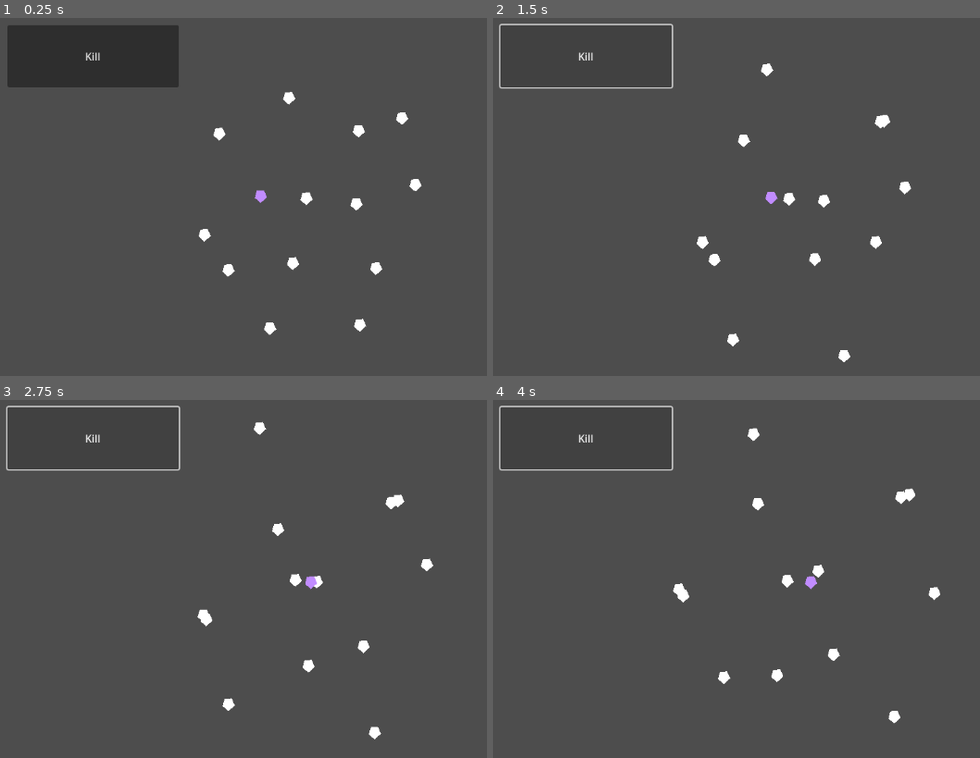
Above: before the commit, frames 1-4 (two rows, left to right).
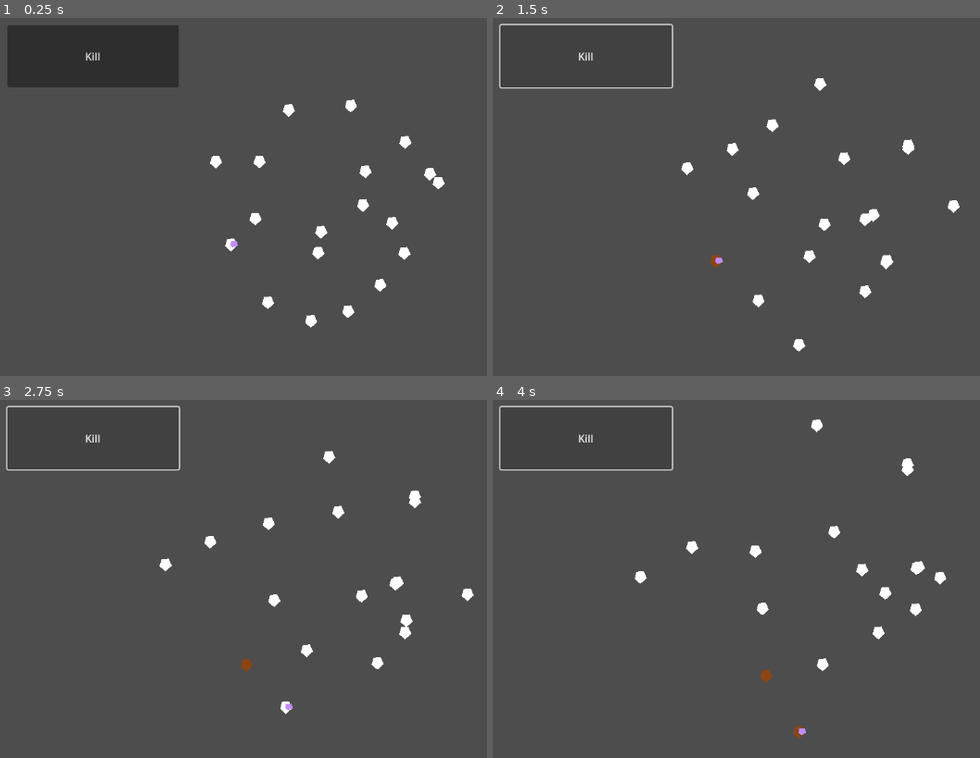
Above: after the commit, the same moments.

Repository: patator62180/Expelemalum
Game: Godot game, scene res://modules/world/world.tscn
The game is run twice, just before and just after one commit, with the same random seed, the same clock (stepped at 60 frames per second) and the same inputs.
Inputs:
- Up to frame 1 (0.25 s): no input
- Up to frame 2 (1.5 s): click "Kill" at 0.5 s; tap Enter at 1.25 s; hold Right (right) from 1.28 s (still down); tap Space (activate) at 1.35 s
- Up to frame 3 (2.75 s): release Right (right) at 2.03 s; hold Down (down) from 2.03 s (still down); tap Space (activate) at 2.1 s
- Up to frame 4 (4 s): release Down (down) at 2.78 s; hold Right (right) 2.78-3.53 s; tap Space (activate) at 2.85, 3.6 s; hold Up (up) from 3.53 s (still down)

The runs differ from the first frame. In frame 1, 2.1% of the frame differs, in the area x 40-92%, y 20-89%; in frame 2, 1.9%; in frame 3, 1.9%; in frame 4, 1.9%.

Commit message:
lumberjacks

Diff:
--- a/modules/character/behavior/rules/behavior_rule.gd
+++ b/modules/character/behavior/rules/behavior_rule.gd
@@ -5,4 +5,4 @@
 @export var NAME : String
 
 func update_memory(delta : float, visible_characters : Array):
-	pass
+	pass # TO BE OVERLOADED
--- a/modules/character/character.gd
+++ b/modules/character/character.gd
@@ -26,6 +26,14 @@
 		if Engine.is_editor_hint():
 			$Area2DVision/CollisionShape2D.shape.radius = RADIUS_VISION
 
+@export var RADIUS_CLOSE_RANGE : float = 15.0:
+	get:
+		return RADIUS_CLOSE_RANGE
+	set(value):
+		RADIUS_CLOSE_RANGE = value
+		if Engine.is_editor_hint():
+			$Area2DCloseRange/CollisionShape2D.shape.radius = RADIUS_CLOSE_RANGE
+
 ## behavior variables
 
 var moving_direction : Vector2
@@ -39,6 +47,15 @@
 var containing_boundaries : Array
 var last_boundary : Area2D = null
 
+## cursed variables
+
+var is_cursed : bool = false
+
+# interface
+
+func die():
+	queue_free()
+
 # internal functions
 
 func _ready():
@@ -51,29 +68,32 @@
 		for behavior_rule in $BehaviorRules.get_children():
 			behavior_rule.update_memory(delta, visible_characters)
 		# control move_direction based on memory and visible characters
-		_choose_moving_direction()
+		if not containing_boundaries.is_empty() or not last_boundary:
+			if visible_characters:
+				_choose_moving_direction()
+				curiosity_direction = moving_direction
+			else:
+				moving_direction = curiosity_direction
+		else:
+			moving_direction = (last_boundary.global_position - global_position).normalized()
+			_on_timer_curiosity_timeout()
 		# move
 		position += SPEED * moving_direction * delta
 
 func _choose_moving_direction():
-	if not containing_boundaries.is_empty() or not last_boundary:
-		if visible_characters:
-			moving_direction = Vector2.ZERO
-			for character in visible_characters:
-				character = character as Node2D
-				var direction_to_character : Vector2 = character.global_position - global_position
-				var distance_to_character : float = direction_to_character.length()
-				direction_to_character /= distance_to_character
-				if distance_to_character > 0.0:
-					moving_direction += PERSONALITY_SOCIABILITY * memory[character]["love"] * direction_to_character / distance_to_character
-					moving_direction -= PERSONALITY_CURIOSITY * memory[character]["know"] * direction_to_character / distance_to_character
-			moving_direction = moving_direction.normalized()
-			curiosity_direction = moving_direction
-		else:
-			moving_direction = curiosity_direction
-	else:
-		moving_direction = (last_boundary.global_position - global_position).normalized()
-		_on_timer_curiosity_timeout()
+	moving_direction = Vector2.ZERO
+	for character in visible_characters:
+		character = character as Node2D
+		var direction_to_character : Vector2 = character.global_position - global_position
+		var distance_to_character : float = direction_to_character.length()
+		direction_to_character /= distance_to_character
+		if distance_to_character > 0.0:
+			moving_direction += PERSONALITY_SOCIABILITY * memory[character]["love"] * direction_to_character / distance_to_character
+			moving_direction -= PERSONALITY_CURIOSITY * memory[character]["know"] * direction_to_character / distance_to_character
+	moving_direction = moving_direction.normalized()
+
+func _on_character_got_at_close_range(character : Node2D):
+	pass # TO BE OVERLOADED
 
 # signals
 
@@ -101,3 +121,7 @@
 	containing_boundaries.erase(area)
 	if containing_boundaries.is_empty():
 		last_boundary = area
+
+func _on_area_2d_close_range_area_entered(area : Area2D):
+	if not area == $Area2DBody:
+		_on_character_got_at_close_range(area.get_parent())
--- a/modules/character/character.tscn
+++ b/modules/character/character.tscn
@@ -9,27 +9,19 @@
 
 [sub_resource type="CircleShape2D" id="CircleShape2D_kbmoq"]
 
+[sub_resource type="CircleShape2D" id="CircleShape2D_rkm4g"]
+
 [node name="Character" type="Node2D"]
 script = ExtResource("1_dknqd")
 RADIUS_VISION = 80.0
+RADIUS_CLOSE_RANGE = null
 
 [node name="BehaviorRules" type="Node" parent="."]
 
 [node name="BehaviorRuleLove" parent="BehaviorRules" instance=ExtResource("2_a21rm")]
-PERSONAL_SPACE = 20.0
-LOVING_POWER_RATE = 0.5
-LOVING_INCREMENT_RATE = 0.01
-HATING_POWER_RATE = 1.5
-HATING_INCREMENT_RATE = -0.01
-FORGETTING_POWER_RATE = 0.25
-FORGETTING_INCREMENT_RATE = 0.01
 CHARACTER_PATH = NodePath("../..")
 
 [node name="BehaviorRuleKnow" parent="BehaviorRules" instance=ExtResource("3_x6vut")]
-KNOWING_POWER_RATE = 0.3
-KNOWING_INCREMENT_RATE = 0.01
-FORGETTING_POWER_RATE = 0.3
-FORGETTING_INCREMENT_RATE = 0.01
 CHARACTER_PATH = NodePath("../..")
 
 [node name="Area2DVision" type="Area2D" parent="."]
@@ -54,6 +46,13 @@
 [node name="CollisionShape2D" type="CollisionShape2D" parent="Area2DBoundaryCheck"]
 shape = SubResource("CircleShape2D_kbmoq")
 
+[node name="Area2DCloseRange" type="Area2D" parent="."]
+collision_layer = 0
+monitorable = false
+
+[node name="CollisionShape2D" type="CollisionShape2D" parent="Area2DCloseRange"]
+shape = SubResource("CircleShape2D_rkm4g")
+
 [node name="TimerCuriosity" type="Timer" parent="."]
 wait_time = 4.0
 autostart = true
@@ -65,4 +64,5 @@
 [connection signal="area_exited" from="Area2DVision" to="." method="_on_area_2d_vision_area_exited"]
 [connection signal="area_entered" from="Area2DBoundaryCheck" to="." method="_on_area_2d_boundary_check_area_entered"]
 [connection signal="area_exited" from="Area2DBoundaryCheck" to="." method="_on_area_2d_boundary_check_area_exited"]
+[connection signal="area_entered" from="Area2DCloseRange" to="." method="_on_area_2d_close_range_area_entered"]
 [connection signal="timeout" from="TimerCuriosity" to="." method="_on_timer_curiosity_timeout"]
--- /dev/null
+++ b/modules/character/peasants/lumberjack.gd
@@ -0,0 +1,41 @@
+extends "res://modules/character/peasants/peasant.gd"
+
+func metamorphose():
+	super.metamorphose()
+	# visual
+	$Polygon2D.color = Color.SADDLE_BROWN
+
+func unmetamorphose():
+	super.unmetamorphose()
+	# visual
+	$Polygon2D.color = Color.WHITE
+
+# werewolf
+
+func _choose_moving_direction_metamorphosed():
+	moving_direction = (_get_less_loved_character(visible_characters).global_position - global_position).normalized()
+
+func _on_character_got_at_close_range_metamorphosed(character : Node2D):
+	character.die()
+	unmetamorphose()
+
+# util
+
+func _get_less_loved_character(character_array : Array) -> Node2D:
+	var less_loved_character : Node2D = null
+	var less_loved_character_love : float = INF
+	for character in character_array:
+		if memory[character]["love"] < less_loved_character_love:
+			less_loved_character = character
+			less_loved_character_love = memory[character]["love"]
+	return less_loved_character
+
+#func _get_closest_character(character_array : Array) -> Node2D:
+#	var closest_character : Node2D = null
+#	var closest_character_distance : float = INF
+#	for character in character_array:
+#		var character_distance : float = (character.global_position - global_position).length()
+#		if character_distance < closest_character_distance:
+#			closest_character = character
+#			closest_character_distance = character_distance
+#	return closest_character
--- /dev/null
+++ b/modules/character/peasants/lumberjack.tscn
@@ -0,0 +1,7 @@
+[gd_scene load_steps=3 format=3 uid="uid://duro6yranibfi"]
+
+[ext_resource type="PackedScene" uid="uid://bxksnys6iqsx7" path="res://modules/character/peasants/peasant.tscn" id="1_toxem"]
+[ext_resource type="Script" path="res://modules/character/peasants/lumberjack.gd" id="2_p8iip"]
+
+[node name="Lumberjack" instance=ExtResource("1_toxem")]
+script = ExtResource("2_p8iip")
--- /dev/null
+++ b/modules/character/peasants/peasant.gd
@@ -0,0 +1,35 @@
+extends "res://modules/character/character.gd"
+
+var is_metamorphosed : bool = false
+
+# interface
+
+func metamorphose():
+	is_metamorphosed = true
+	for area in $Area2DCloseRange.get_overlapping_areas():
+		var character : Node2D = area.get_parent()
+		if character != self:
+			_on_character_got_at_close_range_metamorphosed(character)
+
+func unmetamorphose():
+	is_metamorphosed = false
+
+# internal
+
+func _choose_moving_direction():
+	if is_metamorphosed:
+		_choose_moving_direction_metamorphosed()
+	else:
+		super._choose_moving_direction()
+
+func _choose_moving_direction_metamorphosed():
+	pass # TO BE OVERLOADED
+
+func _on_character_got_at_close_range(character : Node2D):
+	if is_metamorphosed:
+		_on_character_got_at_close_range_metamorphosed(character)
+	else:
+		super._on_character_got_at_close_range(character)
+
+func _on_character_got_at_close_range_metamorphosed(character : Node2D):
+	pass # TO BE OVERLOADED
--- /dev/null
+++ b/modules/character/peasants/peasant.tscn
@@ -0,0 +1,12 @@
+[gd_scene load_steps=3 format=3 uid="uid://bxksnys6iqsx7"]
+
+[ext_resource type="PackedScene" uid="uid://c5j8et7pdvlsu" path="res://modules/character/character.tscn" id="1_phawp"]
+[ext_resource type="Script" path="res://modules/character/peasants/peasant.gd" id="2_mspoe"]
+
+[node name="Peasant" instance=ExtResource("1_phawp")]
+script = ExtResource("2_mspoe")
+RADIUS_VISION = 40.0
+RADIUS_CLOSE_RANGE = 15.0
+
+[node name="Area2DBody" parent="." index="2"]
+collision_layer = 9
--- a/modules/curse/curse.gd
+++ b/modules/curse/curse.gd
@@ -18,7 +18,11 @@
 # internal
 
 func _ready():
-	cursed_character = get_node(INITIALLY_CURSED_CHARACTER)
+	_curse(get_node(INITIALLY_CURSED_CHARACTER))
+
+func _curse(character : Node2D):
+	cursed_character = character
+	cursed_character.is_cursed = true
 
 func _process(delta : float):
 	if not Engine.is_editor_hint():
@@ -44,12 +48,12 @@
 						area_array = $Area2DRight.get_overlapping_areas().duplicate()
 						area_array.erase(cursed_character.get_node("Area2DBody"))
 					elif event.is_action("activate"):
-						pass # TODO: OBVIOUSLY
+						cursed_character.metamorphose()
 					# CHANGE CHARACTER IF NECESSARY
 					if area_array:
-						cursed_character = _get_closest_character(area_array)
+						_curse(_get_closest_character(area_array))
 					else:
-						pass # TODO FEEDBACK IF CANCEL
+						pass
 
 func _get_closest_character(area_array : Array) -> Node2D:
 	var closest_character : Node2D = null
--- a/modules/curse/curse.tscn
+++ b/modules/curse/curse.tscn
@@ -4,15 +4,16 @@
 
 [node name="Curse" type="Node2D"]
 script = ExtResource("1_cbkdp")
-INITIALLY_CURSED_CHARACTER = null
 JUMP_RANGE = 70.0
 
 [node name="Polygon2D" type="Polygon2D" parent="."]
+position = Vector2(5, 0)
 color = Color(0.760784, 0.552941, 1, 1)
-polygon = PackedVector2Array(0, 11, -9, 3, -6, -8, 5, -9, 10, 2)
+polygon = PackedVector2Array(-2, 5, -6, 2, -5, -5, 4, -5, 6, 2)
 
 [node name="Area2DUp" type="Area2D" parent="."]
 collision_layer = 0
+collision_mask = 8
 monitorable = false
 
 [node name="CollisionPolygon2D" type="CollisionPolygon2D" parent="Area2DUp"]
@@ -20,6 +21,7 @@
 
 [node name="Area2DDown" type="Area2D" parent="."]
 collision_layer = 0
+collision_mask = 8
 monitorable = false
 
 [node name="CollisionPolygon2D" type="CollisionPolygon2D" parent="Area2DDown"]
@@ -27,6 +29,7 @@
 
 [node name="Area2DLeft" type="Area2D" parent="."]
 collision_layer = 0
+collision_mask = 8
 monitorable = false
 
 [node name="CollisionPolygon2D" type="CollisionPolygon2D" parent="Area2DLeft"]
@@ -34,6 +37,7 @@
 
 [node name="Area2DRight" type="Area2D" parent="."]
 collision_layer = 0
+collision_mask = 8
 monitorable = false
 
 [node name="CollisionPolygon2D" type="CollisionPolygon2D" parent="Area2DRight"]
--- a/modules/world/world.tscn
+++ b/modules/world/world.tscn
@@ -2,9 +2,9 @@
 
 [ext_resource type="Script" path="res://modules/world/world.gd" id="1_cquyq"]
 [ext_resource type="PackedScene" uid="uid://ddhnviwyjohqm" path="res://modules/curse/curse.tscn" id="2_ghruk"]
-[ext_resource type="PackedScene" uid="uid://c5j8et7pdvlsu" path="res://modules/character/character.tscn" id="2_wpapm"]
 [ext_resource type="PackedScene" uid="uid://dlef87rcej5ca" path="res://modules/character/boundary.tscn" id="3_g23c7"]
 [ext_resource type="PackedScene" uid="uid://dq1n7aidps3bf" path="res://modules/narration/narration.tscn" id="4_4m0pc"]
+[ext_resource type="PackedScene" uid="uid://duro6yranibfi" path="res://modules/character/peasants/lumberjack.tscn" id="6_c61lt"]
 [ext_resource type="PackedScene" uid="uid://bcnnm4xbnojsq" path="res://modules/debug/debug.tscn" id="7_m21dr"]
 
 [sub_resource type="CircleShape2D" id="CircleShape2D_pk6sr"]
@@ -13,51 +13,66 @@
 [node name="World" type="Node2D"]
 script = ExtResource("1_cquyq")
 
-[node name="Character" parent="." instance=ExtResource("2_wpapm")]
-position = Vector2(462, 306)
+[node name="Lumberjack" parent="." instance=ExtResource("6_c61lt")]
+position = Vector2(421, 385)
 
-[node name="Character2" parent="." instance=ExtResource("2_wpapm")]
-position = Vector2(533, 308)
+[node name="Lumberjack2" parent="." instance=ExtResource("6_c61lt")]
+position = Vector2(457, 346)
 
-[node name="Character3" parent="." instance=ExtResource("2_wpapm")]
-position = Vector2(513, 414)
+[node name="Lumberjack3" parent="." instance=ExtResource("6_c61lt")]
+position = Vector2(558, 404)
 
-[node name="Character4" parent="." instance=ExtResource("2_wpapm")]
-position = Vector2(650, 413)
+[node name="Lumberjack4" parent="." instance=ExtResource("6_c61lt")]
+position = Vector2(565, 353)
 
-[node name="Character5" parent="." instance=ExtResource("2_wpapm")]
-position = Vector2(714, 298)
+[node name="Lumberjack5" parent="." instance=ExtResource("6_c61lt")]
+position = Vector2(621, 317)
 
-[node name="Character6" parent="." instance=ExtResource("2_wpapm")]
-position = Vector2(616, 206)
+[node name="Lumberjack6" parent="." instance=ExtResource("6_c61lt")]
+position = Vector2(680, 354)
 
-[node name="Character7" parent="." instance=ExtResource("2_wpapm")]
-position = Vector2(518, 162)
+[node name="Lumberjack7" parent="." instance=ExtResource("6_c61lt")]
+position = Vector2(697, 402)
 
-[node name="Character8" parent="." instance=ExtResource("2_wpapm")]
-position = Vector2(395, 207)
+[node name="Lumberjack8" parent="." instance=ExtResource("6_c61lt")]
+position = Vector2(649, 451)
 
-[node name="Character9" parent="." instance=ExtResource("2_wpapm")]
-position = Vector2(381, 365)
+[node name="Lumberjack9" parent="." instance=ExtResource("6_c61lt")]
+position = Vector2(597, 490)
 
-[node name="Character10" parent="." instance=ExtResource("2_wpapm")]
-position = Vector2(493, 509)
+[node name="Lumberjack10" parent="." instance=ExtResource("6_c61lt")]
+position = Vector2(538, 499)
 
-[node name="Character11" parent="." instance=ExtResource("2_wpapm")]
-position = Vector2(623, 512)
+[node name="Lumberjack11" parent="." instance=ExtResource("6_c61lt")]
+position = Vector2(486, 475)
 
-[node name="Character12" parent="." instance=ExtResource("2_wpapm")]
-position = Vector2(615, 318)
+[node name="Lumberjack12" parent="." instance=ExtResource("6_c61lt")]
+position = Vector2(638, 265)
 
-[node name="Character13" parent="." instance=ExtResource("2_wpapm")]
-position = Vector2(686, 186)
+[node name="Lumberjack13" parent="." instance=ExtResource("6_c61lt")]
+position = Vector2(467, 252)
 
-[node name="Character14" parent="." instance=ExtResource("2_wpapm")]
-position = Vector2(424, 429)
+[node name="Lumberjack14" parent="." instance=ExtResource("6_c61lt")]
+position = Vector2(404, 253)
+
+[node name="Lumberjack15" parent="." instance=ExtResource("6_c61lt")]
+position = Vector2(507, 164)
+
+[node name="Lumberjack16" parent="." instance=ExtResource("6_c61lt")]
+position = Vector2(617, 172)
+
+[node name="Lumberjack17" parent="." instance=ExtResource("6_c61lt")]
+position = Vector2(692, 230)
+
+[node name="Lumberjack18" parent="." instance=ExtResource("6_c61lt")]
+position = Vector2(739, 279)
+
+[node name="Lumberjack19" parent="." instance=ExtResource("6_c61lt")]
+position = Vector2(739, 279)
 
 [node name="Curse" parent="." instance=ExtResource("2_ghruk")]
 position = Vector2(530, 208)
-INITIALLY_CURSED_CHARACTER = NodePath("../Character")
+INITIALLY_CURSED_CHARACTER = NodePath("../Lumberjack")
 
 [node name="Boundary" parent="." instance=ExtResource("3_g23c7")]
 position = Vector2(548, 314)
--- a/project.godot
+++ b/project.godot
@@ -56,6 +56,7 @@
 2d_physics/layer_1="character_body"
 2d_physics/layer_2="character_vision"
 2d_physics/layer_3="character_boundary"
+2d_physics/layer_4="peasant_body"
 
 [rendering]
 
Not shown: 1 places in modules/character/character.tscn that only renumber resources
